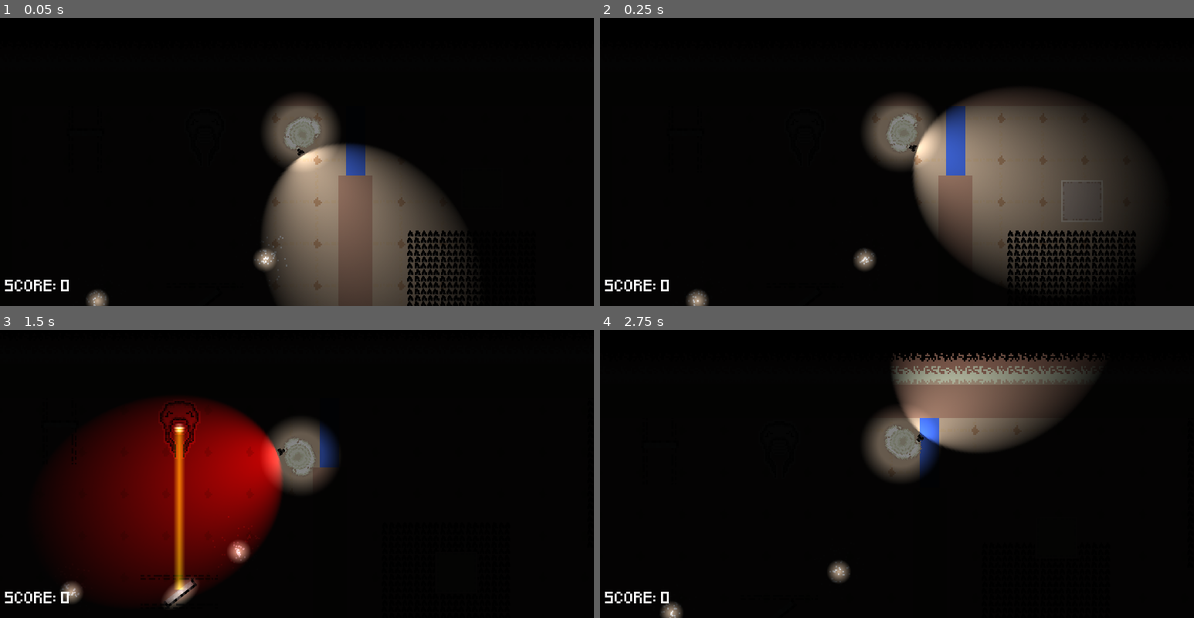
Above: before the commit, frames 1-4 (two rows, left to right).
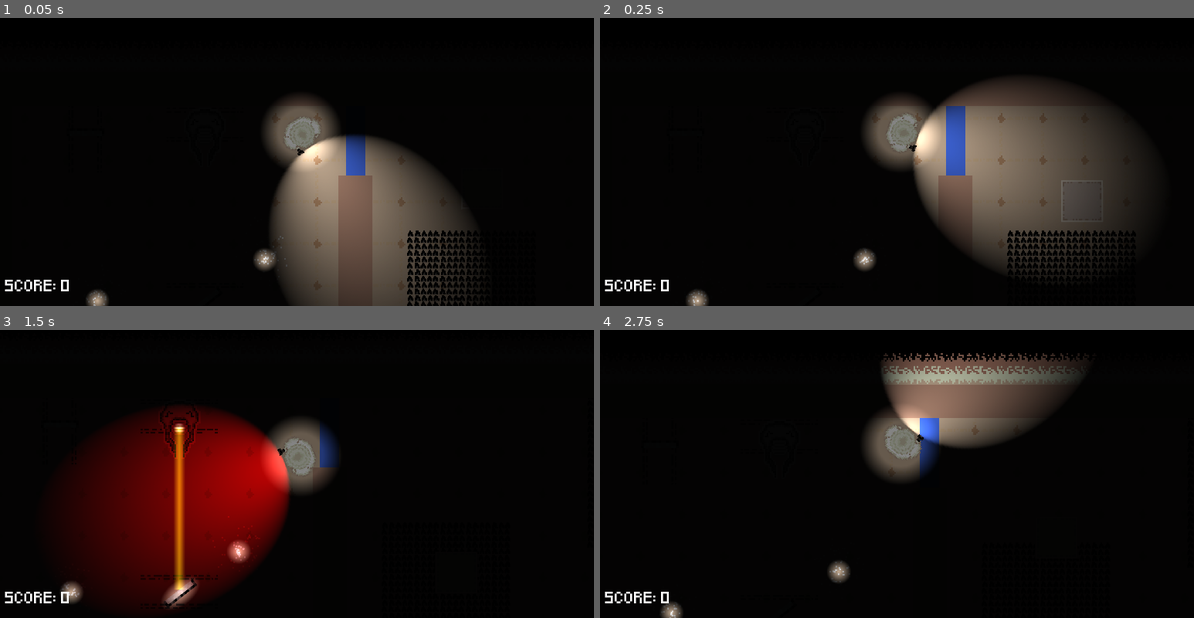
Above: after the commit, the same moments.

Repository: ToumaKamijou/Game-Making-A3
Game: Godot game, scene res://scenes/2D/levels/test_level.tscn
The game is run twice, just before and just after one commit, with the same random seed, the same clock (stepped at 60 frames per second) and the same inputs.
Inputs (mouse positions are in pixels of both pictures, inside the frame that each line leads up to):
- Up to frame 1 (0.05 s): no input
- Up to frame 2 (0.25 s): no input
- Up to frame 3 (1.5 s): tap Enter at 0.5 s; move the mouse to (439, 427) at 0.52 s; hold D (move_right) 0.53-1.28 s; hold Space (change_flash_color) 0.53-1.28 s; move the mouse to (178, 462) at 1.27 s; hold S (move_down) from 1.28 s (still down); tap F (interact) at 1.35 s
- Up to frame 4 (2.75 s): move the mouse to (962, 367) at 2.02 s; release S (move_down) at 2.03 s; hold D (move_right) from 2.03 s (still down); tap R at 2.1 s

The runs differ from the first frame. In frame 1, 3.6% of the frame differs, in the area x 44-80%, y 40-100%; in frame 2, 3.2%; in frame 3, 3.8%, in the area x 14-49%, y 23-97%; in frame 4, 2.5%.

Commit message:
changed shapecast location

Diff:
--- a/a-3-game/scenes/2D/levels/test_level.tscn
+++ b/a-3-game/scenes/2D/levels/test_level.tscn
@@ -479,7 +479,6 @@
 [node name="SkidLines" type="Node2D" parent="TileMapLayers"]
 
 [node name="SkidLines" parent="TileMapLayers/SkidLines" node_paths=PackedStringArray("parent") instance=ExtResource("5_djaln")]
-visible = false
 position = Vector2(277, 60)
 rotation = 1.5707964
 parent = NodePath("../../../SubViewportContainer/SubViewport/Laserblocks/LightSquare5")
@@ -537,7 +536,7 @@
 _color_type = 3
 
 [node name="green" parent="SubViewportContainer/SubViewport/ColorTesting" instance=ExtResource("2_1wh7b")]
-position = Vector2(623.25, 379.99997)
+position = Vector2(620.99994, 386)
 rotation = -1.579523
 _color_type = 2
 
--- a/a-3-game/scenes/2D/player/player.tscn
+++ b/a-3-game/scenes/2D/player/player.tscn
@@ -43,7 +43,7 @@
 
 [node name="Flashlight" type="PointLight2D" parent="Sprite2D"]
 texture_filter = 1
-position = Vector2(-7, 95)
+position = Vector2(9.094947e-13, 93)
 rotation = 3.1415927
 scale = Vector2(1, 1.283)
 range_z_min = 0
@@ -51,7 +51,7 @@
 texture = ExtResource("3_qy10c")
 
 [node name="ShapeCastBodies" type="ShapeCast2D" parent="Sprite2D/Flashlight"]
-position = Vector2(0, 4.5)
+position = Vector2(0, 10)
 shape = SubResource("CircleShape2D_qy10c")
 target_position = Vector2(0, 0)
 collision_mask = 3
Not shown: 2 places in a-3-game/scenes/2D/levels/test_level.tscn that only renumber resources
